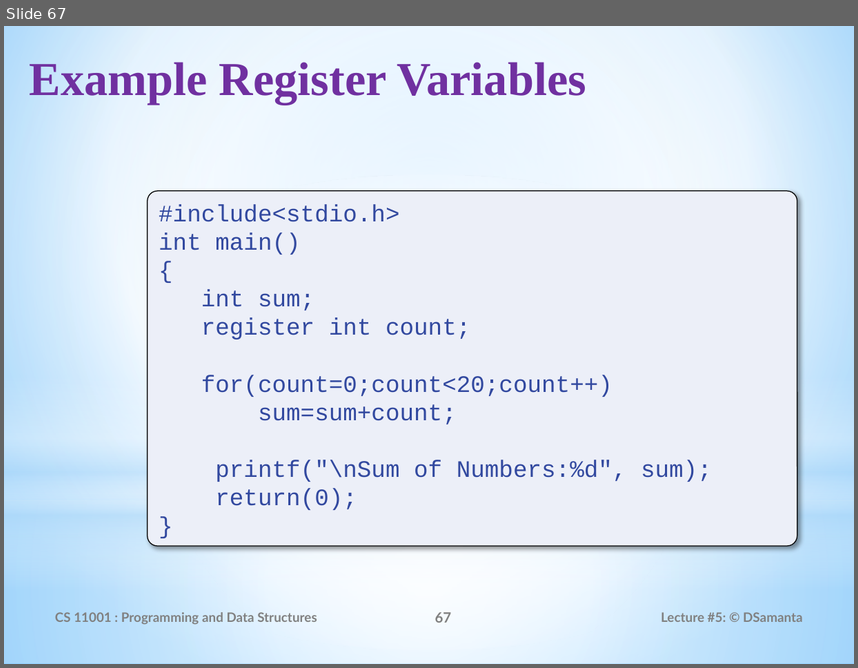
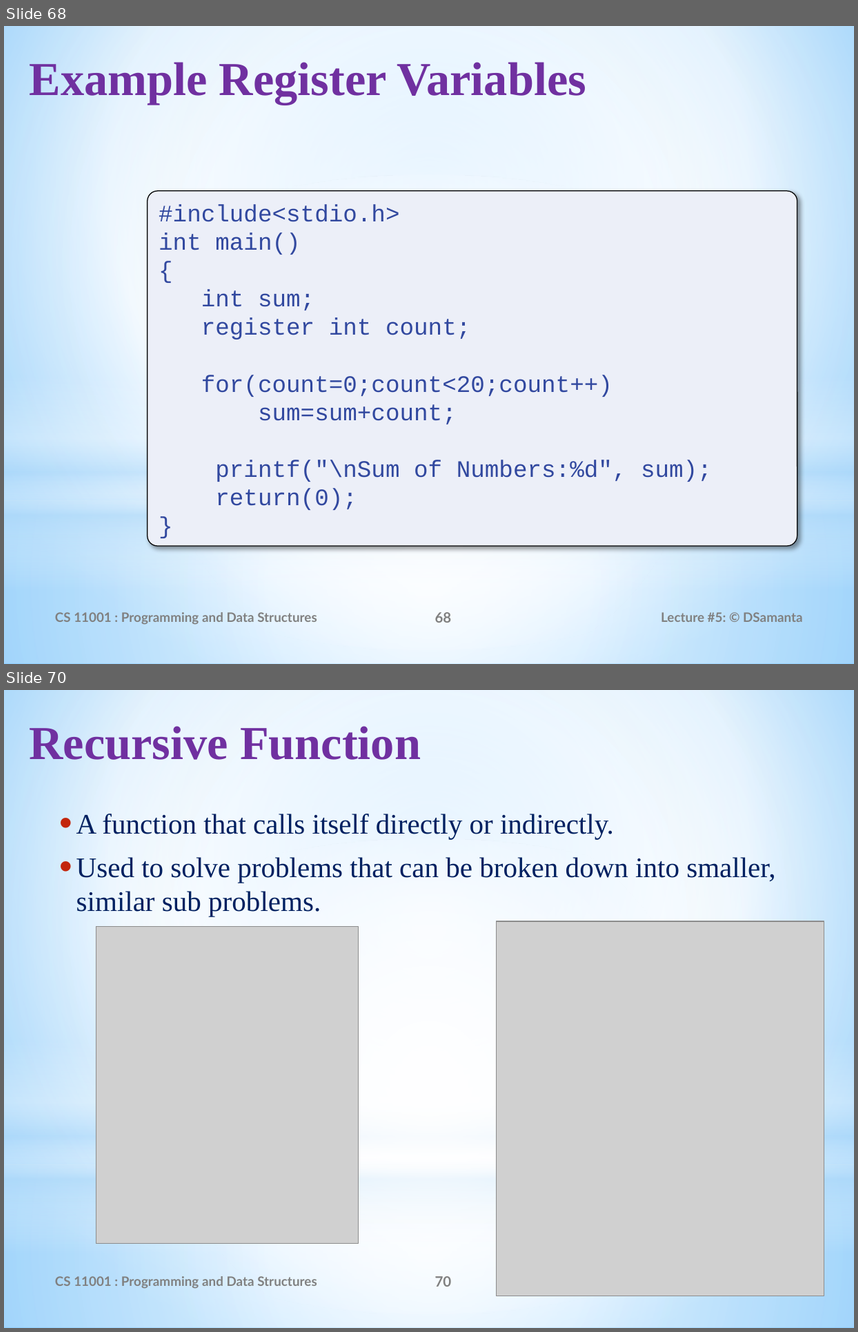
Before and after one commit to alwaysananta/computerProgramming, a slide deck: Slides/Functions_in_C.pptx. Shown one above the other, each under a label of ours: slide 67 before the commit, slides 68 and 70 after it; the slides between them are not shown. The pictures are 858x668 and 858x1332 pixels, drawn with LibreOffice and Linux fonts; fonts in the diff are those of the drawing; grey boxes stand for pictures. Boxes give left, top, right and bottom in pixels: in the first picture for what was removed or moved away, otherwise in the second. Text is boxed around its words. In the diff, an @@ line names an element or a change of style, - is before the commit and + after.

```diff
--- a/Slides/Functions_in_C.pptx
+++ b/Slides/Functions_in_C.pptx
@@ slide 70 added at (4,690,854,1328), background gradient #9ED5FF to #FFFFFF to #5BB9FF; not listed: 4 template elements that a slide beside it also shows @@
@@ title added at (30,726,421,760), 40 pt, text #7030A0, bold @@
+Recursive Function
@@ text added at (76,814,775,916), 24 pt, text #002060 @@
+• A function that calls itself directly or indirectly.
+• Used to solve problems that can be broken down into smaller, similar sub problems.
@@ picture added at (96,926,358,1243) @@
@@ picture added at (496,921,824,1296) @@
@@ text added at (55,1276,317,1288), 11 pt, text #808080, bold @@
+CS 11001 : Programming and Data Structures
@@ page number added at (435,1276,452,1286), 12 pt, text #808080, bold @@
+70
@@ what was slide 67 is now slide 68 @@
@@ page number at (435,612,452,622): text changed @@
-67
+68
```
Also in this commit, not shown: 4 slides changed, 7 other slides added, 1 other file.
